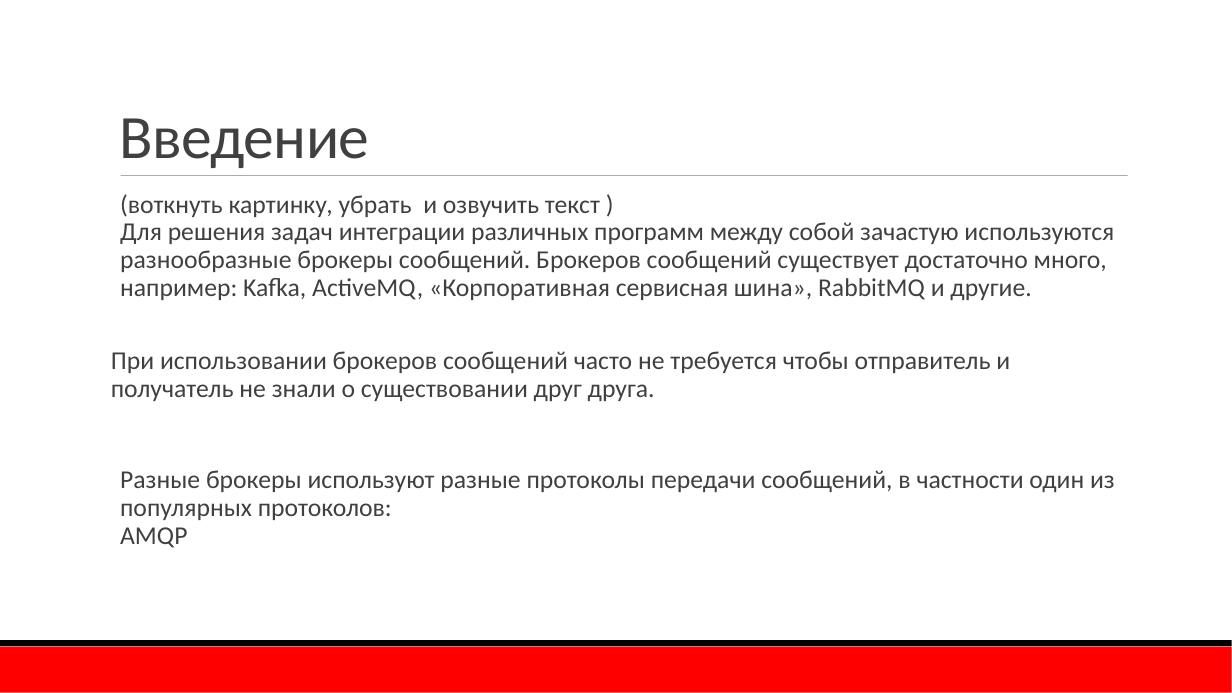
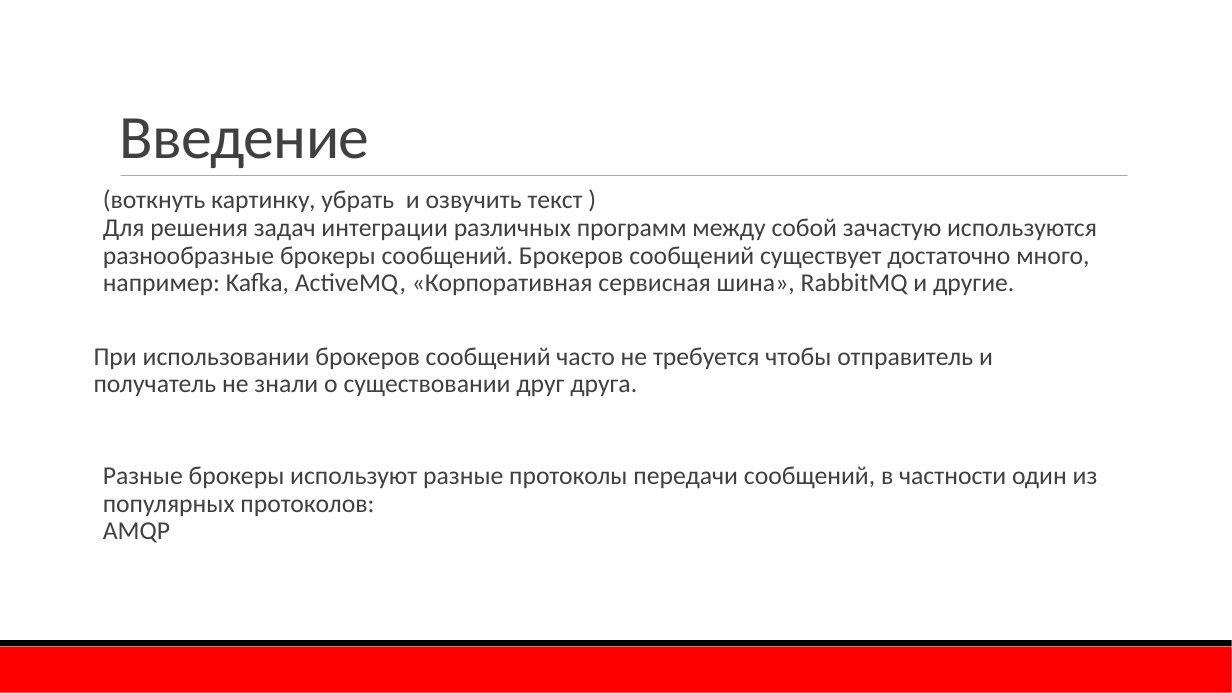
Before and after one commit to TurCons/DisconfRabbitMq, a slide deck: slide 7 of presentation/RabbitMQ.pptx (slide 6 before the commit). Drawn at 1232x693 pixels with LibreOffice and Linux fonts; fonts in the diff are those of the drawing; background and template pictures are left out. Boxes give left, top, right and bottom in pixels: in the first picture for what was removed or moved away, otherwise in the second. Text is boxed around its words. In the diff, an @@ line names an element or a change of style, - is before the commit and + after.

```diff
--- a/presentation/RabbitMQ.pptx
+++ b/presentation/RabbitMQ.pptx
@@ text "(воткнуть картинку, убрать и озвучить ...": place and size @@
-text "(воткнуть картинку, убрать и озвучить ..." at (111,194,1115,548)
+text "(воткнуть картинку, убрать и озвучить ..." at (94,189,1098,543)
```
Also in this commit, not shown: 4 other slides changed, 2 slides added, 1 slide removed, 1 other file.
